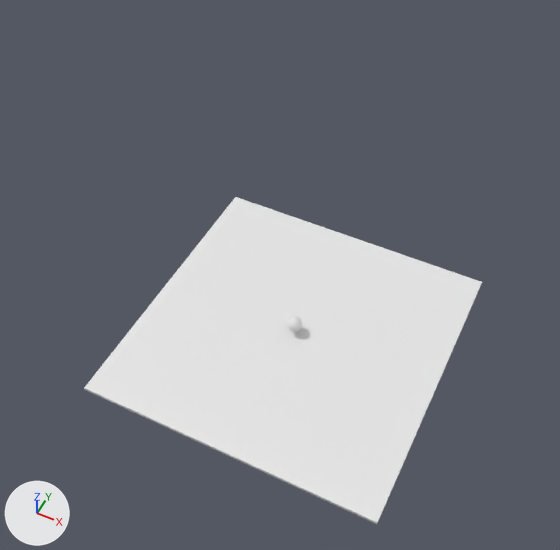
An edit to the glTF model assets/scenes/sandbox.glb, drawn before and after from the same camera.
Both versions are drawn from a 50 mm lens placed at (27.0, -58.2, 83.4), pointed at (-1.0, -2.3, 13.5). Arrows for +X, +Y and +Z are at lower left; the lights stay in place. Where no turn or scale is listed for an object, it has been applied to the vertices.

The older version as bpy lines, for what is in view:
```python
me_cube = bpy.data.meshes.new('Cube')
me_cube.from_pydata(...)  # a box spanning x -20.0..20.0, y -20.0..20.0, z -0.2..0.2
me_cube.materials.append(mat_material)  # white #e7e7e7
me_sphere = bpy.data.meshes.new('Sphere')
me_sphere.from_pydata(...)  # a UV sphere (32 segments, 16 rings, poles along z) spanning x -1.0..1.0, y -1.0..1.0, z -1.0..1.0
ob_cube = bpy.data.objects.new('Cube', me_cube)
ob_cube.location = (0.0, 0.0, 0.0)
ob_sphere = bpy.data.objects.new('Sphere', me_sphere)
ob_sphere.location = (0.0, 0.0, 2.0)
```
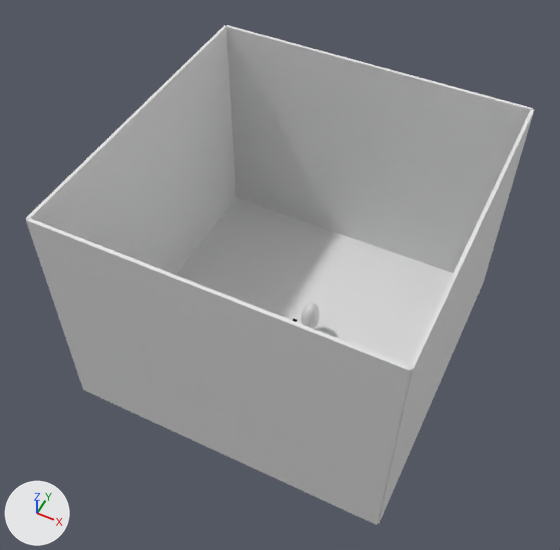
What differs and where, as boxes [x1, y1, x2, y2] in the pictures (560 x 550 px):
```json
{"object": "Wall.001", "change": "added", "after": [26, 218, 411, 525]}
{"object": "Wall.003", "change": "added", "after": [225, 25, 533, 273]}
{"object": "Wall", "change": "added", "after": [26, 25, 236, 275]}
{"object": "Wall.002", "change": "added", "after": [377, 109, 534, 524]}
{"object": "Player", "change": "added", "after": [301, 302, 320, 329]}
{"object": "Sphere", "change": "deleted", "before": [287, 316, 302, 331]}
{"object": "Cube", "change": "unchanged, covered by the edit", "before": [84, 197, 482, 524], "after": [175, 198, 453, 366]}
```

Edits to the scene script, one JSON object a line:
```json
{"op": "add", "block": "mat_material_004", "code": ["mat_material_004 = principled_material('Material.004')", "mat_material_004.base_color = (0.8, 0.8, 0.8)  # white #e7e7e7"]}
{"op": "add", "block": "mat_material_003", "code": ["mat_material_003 = principled_material('Material.003')", "mat_material_003.base_color = (0.8, 0.8, 0.8)  # white #e7e7e7"]}
{"op": "add", "block": "mat_material_002", "code": ["mat_material_002 = principled_material('Material.002')", "mat_material_002.base_color = (0.8, 0.8, 0.8)  # white #e7e7e7"]}
{"op": "add", "block": "mat_material_001", "code": ["mat_material_001 = principled_material('Material.001')", "mat_material_001.base_color = (0.8, 0.8, 0.8)  # white #e7e7e7"]}
{"op": "add", "block": "me_cube_004", "code": ["me_cube_004 = bpy.data.meshes.new('Cube.004')", "me_cube_004.from_pydata(...)  # a box spanning x -20.0..20.0, y -0.2..0.2, z -15.0..15.0", "me_cube_004.materials.append(mat_material_004)  # white #e7e7e7"]}
{"op": "add", "block": "me_cube_003", "code": ["me_cube_003 = bpy.data.meshes.new('Cube.003')", "me_cube_003.from_pydata(...)  # a box spanning x -20.0..20.0, y -0.2..0.2, z -15.0..15.0", "me_cube_003.materials.append(mat_material_003)  # white #e7e7e7"]}
{"op": "add", "block": "me_cube_002", "code": ["me_cube_002 = bpy.data.meshes.new('Cube.002')", "me_cube_002.from_pydata(...)  # a box spanning x -0.2..0.2, y -20.0..20.0, z -15.0..15.0", "me_cube_002.materials.append(mat_material_002)  # white #e7e7e7"]}
{"op": "add", "block": "me_cube_001", "code": ["me_cube_001 = bpy.data.meshes.new('Cube.001')", "me_cube_001.from_pydata(...)  # a box spanning x -0.2..0.2, y -20.0..20.0, z -15.0..15.0", "me_cube_001.materials.append(mat_material_001)  # white #e7e7e7"]}
{"op": "add", "block": "me_sphere_001", "code": ["me_sphere_001 = bpy.data.meshes.new('Sphere.001')", "me_sphere_001.from_pydata(...)  # a UV sphere (32 segments, 16 rings, poles along z) spanning x -1.17..1.17, y -1.41..1.41, z -2.45..2.45"]}
{"op": "remove", "block": "ob_sphere", "code": ["ob_sphere = bpy.data.objects.new('Sphere', me_sphere)", "ob_sphere.location = (0.0, 0.0, 2.0)"]}
{"op": "add", "block": "ob_wall_003", "code": ["ob_wall_003 = bpy.data.objects.new('Wall.003', me_cube_004)", "ob_wall_003.location = (0.0, 20.0, 15.0)"]}
{"op": "add", "block": "ob_wall_001", "code": ["ob_wall_001 = bpy.data.objects.new('Wall.001', me_cube_003)", "ob_wall_001.location = (0.0, -20.0, 15.0)"]}
{"op": "add", "block": "ob_wall_002", "code": ["ob_wall_002 = bpy.data.objects.new('Wall.002', me_cube_002)", "ob_wall_002.location = (20.0, 0.0, 15.0)"]}
{"op": "add", "block": "ob_wall", "code": ["ob_wall = bpy.data.objects.new('Wall', me_cube_001)", "ob_wall.location = (-20.0, 0.0, 15.0)"]}
{"op": "add", "block": "ob_player", "code": ["ob_player = bpy.data.objects.new('Player', me_sphere_001)", "ob_player.location = (1.9, 0.8, 3.5)"]}
```
